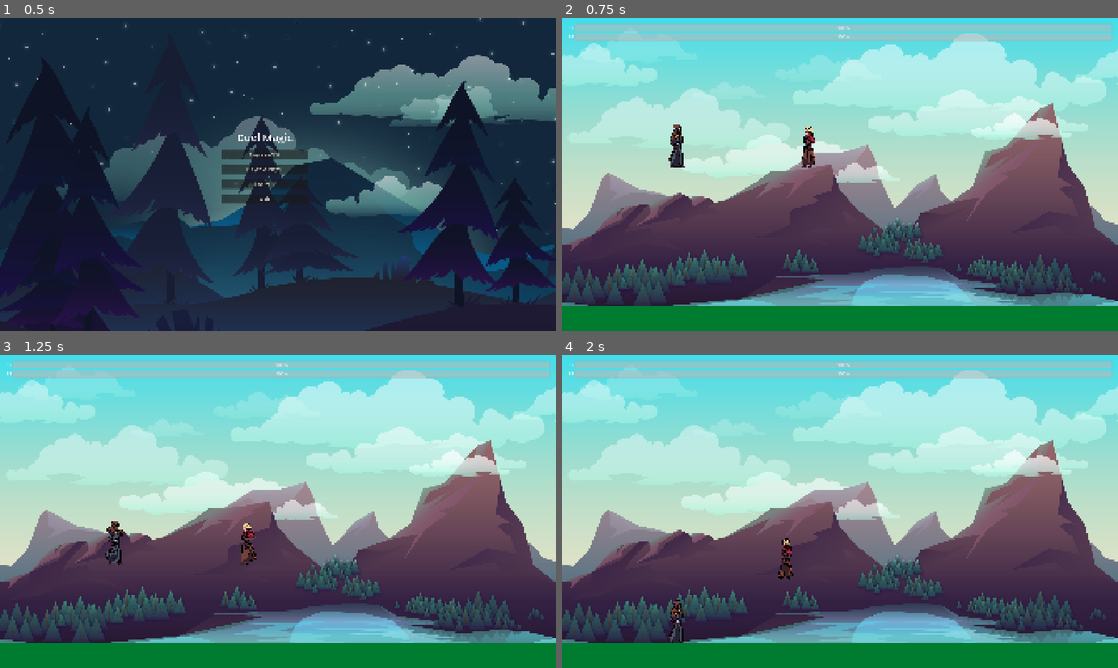
Above: before the commit, frames 1-4 (two rows, left to right).
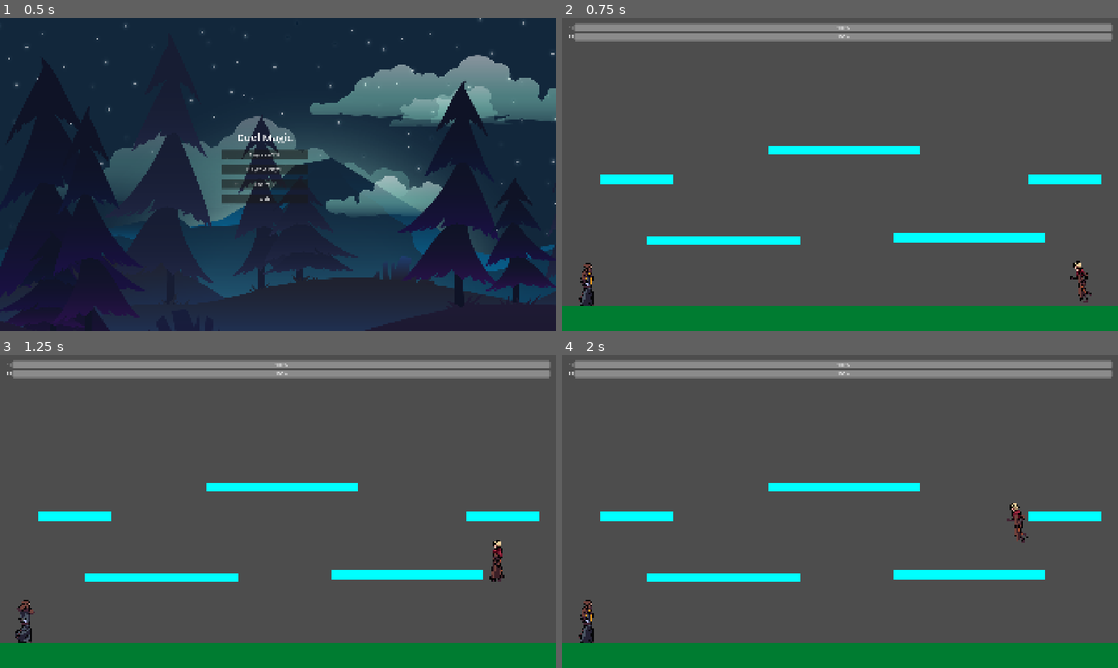
Above: after the commit, the same moments.

Repository: hqfrancheese/Comp159
Game: Godot game, scene res://scenes/MainMenu.tscn
Two runs of this game, one before a commit and one after it. Both use one fixed random seed, a clock stepped at 60 frames per second and the inputs below.
Inputs:
- Up to frame 1 (0.5 s): no input
- Up to frame 2 (0.75 s): click "Player vs CPU" at 0.5 s
- Up to frame 3 (1.25 s): no input
- Up to frame 4 (2 s): tap Enter at 1.25 s

Frame 1 is identical in both runs. In frame 2, 86% of the frame differs, in the area x 0-100%, y 0-92%; in frame 3, 86%; in frame 4, 86%.

Commit message:
Platforms and Controls

Diff:
--- a/scenes/ControlsMenu.tscn
+++ b/scenes/ControlsMenu.tscn
@@ -9,8 +9,11 @@
 
 [node name="VBoxContainer" type="VBoxContainer" parent="."]
 layout_mode = 0
-offset_right = 40.0
-offset_bottom = 40.0
+offset_left = 824.0
+offset_top = -8.0
+offset_right = 906.0
+offset_bottom = 428.0
+scale = Vector2(2.5, 2.5)
 
 [node name="TitleLabel" type="Label" parent="VBoxContainer"]
 layout_mode = 2
@@ -18,6 +21,8 @@
 
 [node name="Player1Label" type="Label" parent="VBoxContainer"]
 layout_mode = 2
+text = "Player 1"
+horizontal_alignment = 1
 
 [node name="Player1Grid" type="GridContainer" parent="VBoxContainer"]
 layout_mode = 2
@@ -53,7 +58,7 @@
 
 [node name="Label8" type="Label" parent="VBoxContainer/Player1Grid"]
 layout_mode = 2
-text = "F"
+text = "E"
 
 [node name="Label9" type="Label" parent="VBoxContainer/Player1Grid"]
 layout_mode = 2
@@ -61,7 +66,7 @@
 
 [node name="Label10" type="Label" parent="VBoxContainer/Player1Grid"]
 layout_mode = 2
-text = "G"
+text = "Q"
 
 [node name="Label11" type="Label" parent="VBoxContainer/Player1Grid"]
 layout_mode = 2
@@ -69,10 +74,12 @@
 
 [node name="Label12" type="Label" parent="VBoxContainer/Player1Grid"]
 layout_mode = 2
-text = "H"
+text = "F"
 
 [node name="Player2Label" type="Label" parent="VBoxContainer"]
 layout_mode = 2
+text = "Player 2"
+horizontal_alignment = 1
 
 [node name="Player2Grid" type="GridContainer" parent="VBoxContainer"]
 layout_mode = 2
@@ -84,7 +91,7 @@
 
 [node name="Label2" type="Label" parent="VBoxContainer/Player2Grid"]
 layout_mode = 2
-text = "←"
+text = "J"
 
 [node name="Label3" type="Label" parent="VBoxContainer/Player2Grid"]
 layout_mode = 2
@@ -92,7 +99,7 @@
 
 [node name="Label4" type="Label" parent="VBoxContainer/Player2Grid"]
 layout_mode = 2
-text = "→"
+text = "L"
 
 [node name="Label5" type="Label" parent="VBoxContainer/Player2Grid"]
 layout_mode = 2
@@ -100,7 +107,7 @@
 
 [node name="Label6" type="Label" parent="VBoxContainer/Player2Grid"]
 layout_mode = 2
-text = "↑"
+text = "I"
 
 [node name="Label7" type="Label" parent="VBoxContainer/Player2Grid"]
 layout_mode = 2
@@ -108,7 +115,7 @@
 
 [node name="Label8" type="Label" parent="VBoxContainer/Player2Grid"]
 layout_mode = 2
-text = "L"
+text = "U"
 
 [node name="Label9" type="Label" parent="VBoxContainer/Player2Grid"]
 layout_mode = 2
@@ -116,7 +123,7 @@
 
 [node name="Label10" type="Label" parent="VBoxContainer/Player2Grid"]
 layout_mode = 2
-text = "K"
+text = "O"
 
 [node name="Label11" type="Label" parent="VBoxContainer/Player2Grid"]
 layout_mode = 2
@@ -124,7 +131,7 @@
 
 [node name="Label12" type="Label" parent="VBoxContainer/Player2Grid"]
 layout_mode = 2
-text = "J"
+text = "H"
 
 [node name="SaveButton" type="Button" parent="VBoxContainer"]
 visible = false
--- a/scenes/Game.tscn
+++ b/scenes/Game.tscn
@@ -9,6 +9,12 @@
 
 [sub_resource type="RectangleShape2D" id="RectangleShape2D_aug50"]
 size = Vector2(2057, 107)
+
+[sub_resource type="RectangleShape2D" id="RectangleShape2D_kiw3p"]
+size = Vector2(526.91516, 32.912964)
+
+[sub_resource type="RectangleShape2D" id="RectangleShape2D_400sg"]
+size = Vector2(248.66971, 37.19223)
 
 [sub_resource type="CapsuleShape2D" id="CapsuleShape2D_aug50"]
 
@@ -32,6 +38,90 @@
 position = Vector2(982, 549.5)
 shape = SubResource("RectangleShape2D_aug50")
 
+[node name="Platform1" type="StaticBody2D" parent="."]
+position = Vector2(0, 900)
+
+[node name="ColorRect" type="ColorRect" parent="Platform1"]
+offset_left = 296.0
+offset_top = -149.0
+offset_right = 820.0
+offset_bottom = -119.0
+color = Color(0, 1, 1, 1)
+
+[node name="CollisionShape2D" type="CollisionShape2D" parent="Platform1"]
+position = Vector2(560.125, -133.125)
+shape = SubResource("RectangleShape2D_kiw3p")
+one_way_collision = true
+one_way_collision_margin = 17.9
+
+[node name="Platform2" type="StaticBody2D" parent="."]
+position = Vector2(0, 900)
+
+[node name="ColorRect" type="ColorRect" parent="Platform2"]
+offset_left = 1142.0
+offset_top = -157.0
+offset_right = 1666.0
+offset_bottom = -127.0
+color = Color(0, 1, 1, 1)
+
+[node name="CollisionShape2D" type="CollisionShape2D" parent="Platform2"]
+position = Vector2(1400, -141)
+shape = SubResource("RectangleShape2D_kiw3p")
+one_way_collision = true
+one_way_collision_margin = 17.9
+
+[node name="Platform3" type="StaticBody2D" parent="."]
+position = Vector2(13, 774)
+
+[node name="ColorRect" type="ColorRect" parent="Platform3"]
+offset_left = 701.0
+offset_top = -331.0
+offset_right = 1225.0
+offset_bottom = -301.0
+color = Color(0, 1, 1, 1)
+
+[node name="CollisionShape2D" type="CollisionShape2D" parent="Platform3"]
+position = Vector2(962, -315)
+shape = SubResource("RectangleShape2D_kiw3p")
+one_way_collision = true
+one_way_collision_margin = 17.9
+
+[node name="Platform4" type="StaticBody2D" parent="."]
+position = Vector2(-693, 771)
+scale = Vector2(1.014344, 1.012745)
+
+[node name="ColorRect" type="ColorRect" parent="Platform4"]
+offset_left = 2268.461
+offset_top = -227.106
+offset_right = 2517.4065
+offset_bottom = -193.53389
+color = Color(0, 1, 1, 1)
+
+[node name="CollisionShape2D" type="CollisionShape2D" parent="Platform4"]
+position = Vector2(2393.666, -209.332)
+scale = Vector2(0.9999998, 0.9999998)
+shape = SubResource("RectangleShape2D_400sg")
+one_way_collision = true
+one_way_collision_margin = 17.9
+
+[node name="Platform5" type="StaticBody2D" parent="."]
+position = Vector2(-693, 771)
+scale = Vector2(1.014344, 1.012745)
+
+[node name="ColorRect" type="ColorRect" parent="Platform5"]
+offset_left = 812.3477
+offset_top = -227.10556
+offset_right = 1061.2932
+offset_bottom = -193.53345
+color = Color(0, 1, 1, 1)
+
+[node name="CollisionShape2D" type="CollisionShape2D" parent="Platform5"]
+position = Vector2(931.6366, -209.33206)
+scale = Vector2(0.9999998, 0.9999998)
+shape = SubResource("RectangleShape2D_400sg")
+one_way_collision = true
+one_way_collision_margin = 17.9
+
 [node name="wall" type="StaticBody2D" parent="."]
 position = Vector2(0, 500)
 
@@ -50,7 +140,7 @@
 
 [node name="Player1" parent="." instance=ExtResource("2_78awf")]
 editor_description = "1"
-position = Vector2(200, 400)
+position = Vector2(90, 991)
 disable_mode = 2
 
 [node name="AnimatedSprite2D2" type="AnimatedSprite2D" parent="Player1"]
@@ -62,7 +152,7 @@
 
 [node name="Player2" parent="." instance=ExtResource("2_78awf")]
 editor_description = "2"
-position = Vector2(800, 400)
+position = Vector2(1779, 991)
 player_number = 2
 
 [node name="AnimatedSprite2D2" type="AnimatedSprite2D" parent="Player2"]
@@ -82,6 +172,7 @@
 position = Vector2(316, 1029)
 
 [node name="Sprite2D" type="Sprite2D" parent="ParallaxBackground/ParallaxLayer"]
+visible = false
 position = Vector2(635.00006, -496)
 scale = Vector2(1.0130208, 0.99768525)
 texture = ExtResource("4_78awf")
--- a/scripts/ControlsMenu.gd
+++ b/scripts/ControlsMenu.gd
@@ -5,20 +5,14 @@
 var action_name = ""
 
 func _ready():
-	# Connect all control buttons for Player 1 and Player 2
 	for grid in [$VBoxContainer/Player1Grid, $VBoxContainer/Player2Grid]:
 		for child in grid.get_children():
 			if child is Button:
 				child.pressed.connect(_on_control_button_pressed.bind(child))
-
-	# Connect Save / Back / Reset buttons
 	$VBoxContainer/SaveButton.pressed.connect(_on_save_pressed)
 	$VBoxContainer/BackButton.pressed.connect(_on_back_pressed)
 	$VBoxContainer/ResetP1Button.pressed.connect(_on_reset_p1_pressed)
 	$VBoxContainer/ResetP2Button.pressed.connect(_on_reset_p2_pressed)
-
-	# Load saved controls into UI
-	GameManager.load_controls()
 	_load_controls()
 
 
@@ -61,8 +55,7 @@
 
 
 func _on_save_pressed():
-	GameManager.save_controls()
-	print("Saved controls successfully.")
+	print("Controls updated for this session (not saved).")
 	get_tree().change_scene_to_file("res://scenes/MainMenu.tscn")
 
 
@@ -73,12 +66,10 @@
 func _on_reset_p1_pressed():
 	GameManager.player1_controls = GameManager.default_p1_controls.duplicate()
 	_set_grid_values($VBoxContainer/Player1Grid, GameManager.player1_controls)
-	GameManager.save_controls()
-	print("Player 1 controls reset to default.")
+	print("Player 1 controls reset to default (session only).")
 
 
 func _on_reset_p2_pressed():
 	GameManager.player2_controls = GameManager.default_p2_controls.duplicate()
 	_set_grid_values($VBoxContainer/Player2Grid, GameManager.player2_controls)
-	GameManager.save_controls()
-	print("Player 2 controls reset to default.")
+	print("Player 2 controls reset to default (session only).")
--- a/scripts/Game.gd
+++ b/scripts/Game.gd
@@ -20,8 +20,8 @@
 	player2.health = 100.0
 
 	# Reset positions
-	player1.global_position = Vector2(400, 500)
-	player2.global_position = Vector2(800, 500)
+	player1.global_position = Vector2(90, 991)
+	player2.global_position = Vector2(1779, 991)
 
 
 # This applies the current session controls without touching the defaults
--- a/scripts/GameManager.gd
+++ b/scripts/GameManager.gd
@@ -9,18 +9,18 @@
 	"left": "a",
 	"right": "d",
 	"jump": "w",
-	"melee": "f",
-	"fireball": "g",
-	"block": "h"
+	"melee": "e",
+	"fireball": "q",
+	"block": "f"
 }
 
 var default_p2_controls = {
-	"left": "left",
-	"right": "right",
-	"jump": "up",
-	"melee": "l",
-	"fireball": "k",
-	"block": "j"
+	"left": "j",
+	"right": "l",
+	"jump": "i",
+	"melee": "u",
+	"fireball": "o",
+	"block": "h"
 }
 
 var player1_controls = {}
@@ -29,40 +29,15 @@
 var player1_health = 100
 var player2_health = 100
 
-const SAVE_PATH = "user://controls.json"
 
 func _ready():
-	load_controls()
+	player1_controls = default_p1_controls.duplicate()
+	player2_controls = default_p2_controls.duplicate()
 
 func reset_health():
 	player1_health = 100
 	player2_health = 100
 
-func save_controls():
-	var data = {"p1": player1_controls, "p2": player2_controls}
-	var file = FileAccess.open(SAVE_PATH, FileAccess.WRITE)
-	if file:
-		file.store_string(JSON.stringify(data, "\t"))
-		file.close()
-		print("Controls saved:", data)
-	else:
-		push_error("Failed to open file for saving.")
-
-func load_controls():
-	if FileAccess.file_exists(SAVE_PATH):
-		var file = FileAccess.open(SAVE_PATH, FileAccess.READ)
-		var result = JSON.parse_string(file.get_as_text())
-		file.close()
-		if typeof(result) == TYPE_DICTIONARY:
-			player1_controls = result.get("p1", default_p1_controls)
-			player2_controls = result.get("p2", default_p2_controls)
-			print("Controls loaded:", result)
-			return
-	print("No valid save found. Using defaults.")
-	player1_controls = default_p1_controls.duplicate()
-	player2_controls = default_p2_controls.duplicate()
-
 func reset_controls_to_default():
 	player1_controls = default_p1_controls.duplicate()
 	player2_controls = default_p2_controls.duplicate()
-	save_controls()
Not shown: 1 places in scenes/Game.tscn that only renumber resources
